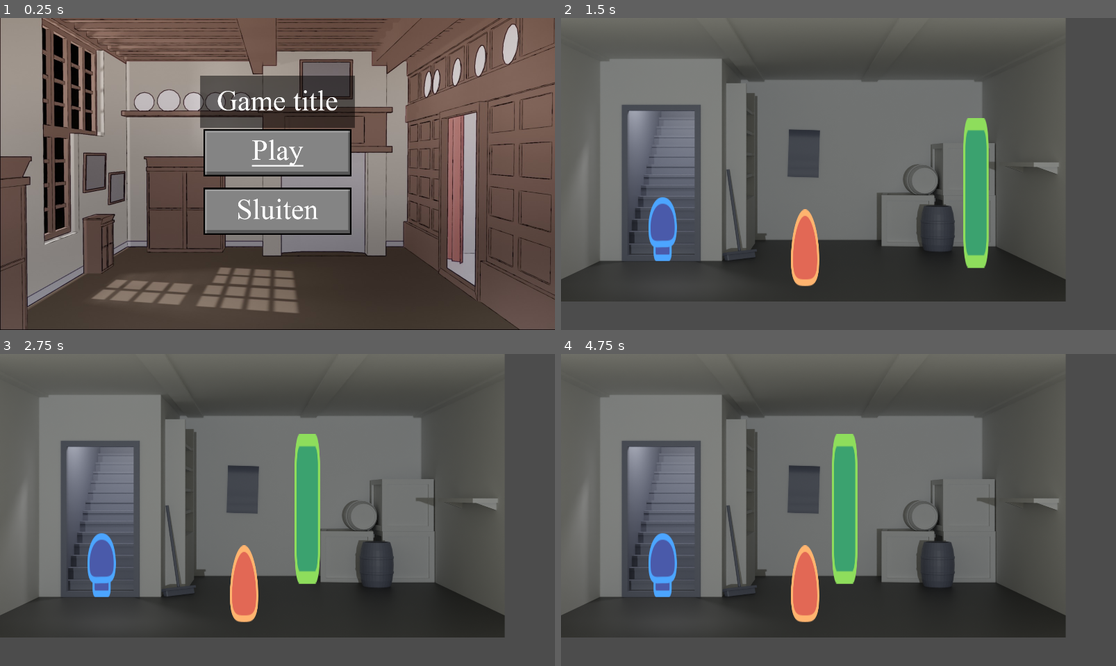
Above: before the commit, frames 1-4 (two rows, left to right).
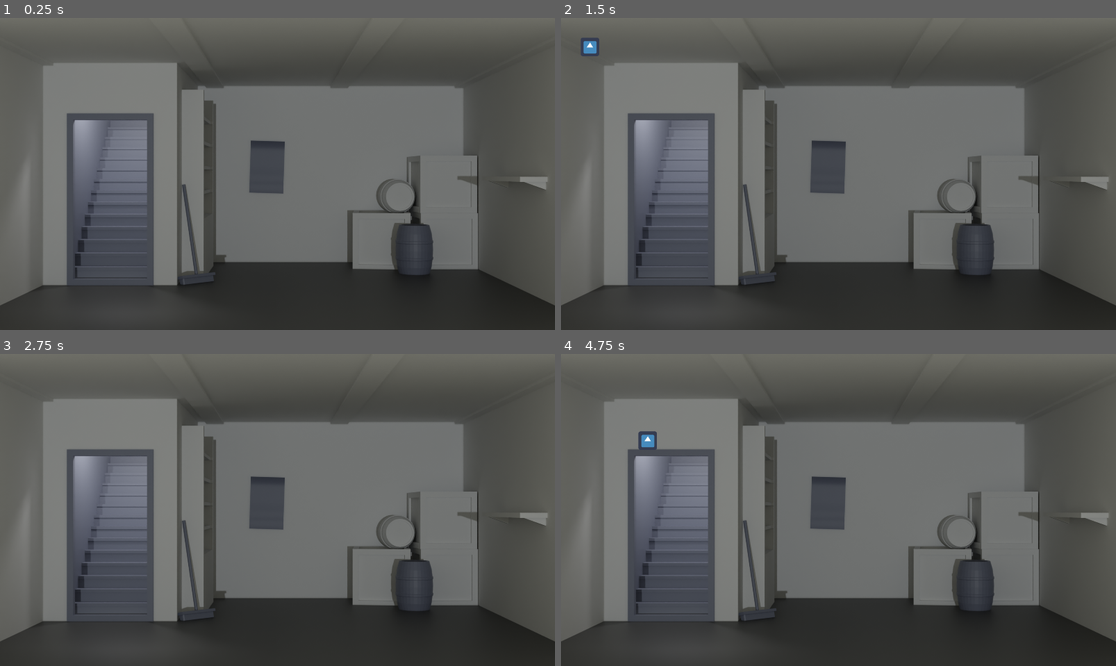
Above: after the commit, the same moments.

Repository: Drelofs/Historic_Roman
Game: Godot game, scene res://Levels/DebugLevel1/DebugLevel1.tscn
The game is run twice, just before and just after one commit, with the same random seed, the same clock (stepped at 60 frames per second) and the same inputs. Before the commit the project starts from res://Interface/Titlescreen.tscn. The engine's default icon, where the game draws it, is replaced by a stand-in: a white triangle on a blue panel in a dark square.
Inputs (mouse positions are in pixels of both pictures, inside the frame that each line leads up to):
- Up to frame 1 (0.25 s): no input
- Up to frame 2 (1.5 s): click (838, 152) at 0.52 s; tap Enter at 1.25 s; move the mouse to (660, 233) at 1.27 s; hold Up (ui_up) from 1.28 s (still down); click (660, 233) at 1.42 s
- Up to frame 3 (2.75 s): move the mouse to (166, 525) at 2.02 s; release Up (ui_up) at 2.03 s; hold Down (ui_down) from 2.03 s (still down); click (166, 525) at 2.17 s
- Up to frame 4 (4.75 s): move the mouse to (894, 441) at 2.77 s; release Down (ui_down) at 2.78 s; hold Up (ui_up) 2.78-4.28 s; click (894, 441) at 2.92 s; tap Space at 3.5 s; move the mouse to (810, 572) at 3.52 s; click (810, 572) at 3.67 s; move the mouse to (1005, 556) at 4.27 s; hold Left (ui_left) from 4.28 s (still down); click (1005, 556) at 4.42 s

The runs differ from the first frame. In frame 1, 69% of the frame differs, in the area x 0-100%, y 0-100%; in frame 2, 31%; in frame 3, 31%; in frame 4, 31%.

Commit message:
Major overhaul
Added a lot of big changes.
- Global singleton is now truly a singleton
- Scenes can be switched and player can be added or removed through the Global node.
- Folder and filenames are now uniform
- Changed a lot of variables to apply to official Godot naming conventions

IMPORTANT:
Because of these big changes, the following objects need to be reworked in order to function again.
- Player
- Stairs

Diff:
--- /dev/null
+++ b/Entities/Actors/FakePlayer.tscn
@@ -0,0 +1,20 @@
+[gd_scene load_steps=3 format=2]
+
+[ext_resource path="res://icon.png" type="Texture" id=1]
+
+[sub_resource type="RectangleShape2D" id=1]
+extents = Vector2( 30, 30 )
+
+[node name="FakePlayer" type="Node2D"]
+editor/display_folded = true
+
+[node name="KinematicBody2D" type="KinematicBody2D" parent="."]
+__meta__ = {
+"_edit_group_": true
+}
+
+[node name="Sprite" type="Sprite" parent="KinematicBody2D"]
+texture = ExtResource( 1 )
+
+[node name="CollisionShape2D" type="CollisionShape2D" parent="KinematicBody2D"]
+shape = SubResource( 1 )
--- a/entities/Environments/Stairs.gd
+++ b/Entities/Objects/Stairs.gd
@@ -9,6 +9,7 @@
 func _get_configuration_warning() -> String:
 	return "The next scene property can't be empty!" if not next_scene else ""
 
+
 func teleport() -> void:
 	anim_player.play("fade_to_black")
 	yield(anim_player, "animation_finished")
@@ -17,5 +18,5 @@
 
 func _on_Stairs_input_event(viewport: Node, event: InputEvent, shape_idx: int) -> void:
 	player = ConstantsScene.get_node("Player")
-	if event is InputEventMouseButton and event.pressed and event.button_index == BUTTON_RIGHT:
+	if event = InputEventMouseButton || event.pressed && event.button_index == BUTTON_RIGHT:
 		teleport()
--- a/entities/Environments/Stairs.tscn
+++ b/Entities/Objects/Stairs.tscn
@@ -1,8 +1,7 @@
-[gd_scene load_steps=7 format=2]
+[gd_scene load_steps=6 format=2]
 
-[ext_resource path="res://entities/Environments/Stairs.gd" type="Script" id=1]
+[ext_resource path="res://Entities/Objects/Stairs.gd" type="Script" id=1]
 [ext_resource path="res://sprites/bumper.png" type="Texture" id=2]
-[ext_resource path="res://levels/demo/SecondDemo.tscn" type="PackedScene" id=3]
 
 [sub_resource type="CapsuleShape2D" id=1]
 radius = 44.4139
@@ -65,7 +64,7 @@
 
 [node name="Stairs" type="Area2D"]
 script = ExtResource( 1 )
-next_scene = ExtResource( 3 )
+next_scene = null
 
 [node name="bumper" type="Sprite" parent="."]
 position = Vector2( 0, -122.078 )
--- /dev/null
+++ b/Global.tscn
@@ -0,0 +1,63 @@
+[gd_scene load_steps=3 format=2]
+
+[ext_resource path="res://interfaces/pausescreen.tscn" type="PackedScene" id=1]
+
+[sub_resource type="GDScript" id=1]
+script/source = "extends Node
+
+const Player := preload( 'res://entities/actors/FakePlayer.tscn' )
+var active_scene = null
+var active_player = null
+
+
+func _ready():
+	var root = get_tree().get_root()
+	active_scene = root.get_child( root.get_child_count() - 1 )
+
+
+# Laad de gewenste scene met de speler
+# Parameters: Gewenste scene, of de speler overgeplaatst moet worden, [X & Y waarde van overgeplaatste speler] (optioneel)
+func goto_scene( path, with_player, player_x = 0, player_y = 0 ):
+	call_deferred( \"_deferred_goto_scene\", path, with_player, player_x, player_y )
+
+func _deferred_goto_scene( path, with_player, player_x = 0, player_y = 0 ):
+	remove_player()
+	active_scene.free()
+	var _scene = ResourceLoader.load(path)
+	active_scene = _scene.instance()
+	get_tree().get_root().add_child(active_scene)
+	get_tree().set_current_scene(active_scene) #API
+	if with_player == true:
+		spawn_player( player_x, player_y )
+
+
+# Spawn de speler op genoemde locatie (alleen als speler niet al bestaat)
+# Parameters: X van speler, Y van speler
+func spawn_player( x, y ) -> void:
+	if active_player == null:
+		active_player = Player.instance()
+		var position = Vector2( x, y )
+		active_player.set_position( position )
+		active_scene.add_child( active_player )
+		active_player.set_owner( active_scene )
+
+
+# Verwijdert de speler (wanneer deze bestaat)
+# Parameters: geen
+func remove_player() -> void:
+	if !active_player == null:
+		active_player.queue_free();
+		active_player = null
+
+"
+
+[node name="Global" type="Node"]
+script = SubResource( 1 )
+
+[node name="Camera2D" type="Camera2D" parent="."]
+anchor_mode = 0
+current = true
+smoothing_enabled = true
+
+[node name="Pausescreen" parent="." instance=ExtResource( 1 )]
+visible = false
--- a/Interface/Pausescreen.tscn
+++ b/Interfaces/Pausescreen.tscn
@@ -1,11 +1,11 @@
 [gd_scene load_steps=7 format=2]
 
-[ext_resource path="res://Interface/Pause.gd" type="Script" id=1]
-[ext_resource path="res://sprites/Exit.png" type="Texture" id=2]
-[ext_resource path="res://sprites/Pauze.png" type="Texture" id=3]
-[ext_resource path="res://sprites/Hervatten.png" type="Texture" id=4]
-[ext_resource path="res://sprites/Exit_selected.png" type="Texture" id=5]
-[ext_resource path="res://sprites/Hervatten_selected.png" type="Texture" id=6]
+[ext_resource path="res://interfaces/pause.gd" type="Script" id=1]
+[ext_resource path="res://sprites/Pauze.png" type="Texture" id=2]
+[ext_resource path="res://sprites/Hervatten.png" type="Texture" id=3]
+[ext_resource path="res://sprites/Hervatten_selected.png" type="Texture" id=4]
+[ext_resource path="res://sprites/Exit.png" type="Texture" id=5]
+[ext_resource path="res://sprites/Exit_selected.png" type="Texture" id=6]
 
 [node name="Pausescreen" type="Control"]
 anchor_right = 1.0
--- a/Interface/Titlescreen.tscn
+++ b/Interfaces/TitleScreen.tscn
@@ -1,17 +1,19 @@
 [gd_scene load_steps=8 format=2]
 
-[ext_resource path="res://sprites/Titlescreen.jpeg" type="Texture" id=1]
-[ext_resource path="res://sprites/Gametitle.png" type="Texture" id=2]
-[ext_resource path="res://Interface/Titlescreen.gd" type="Script" id=3]
-[ext_resource path="res://sprites/Play_selected.png" type="Texture" id=4]
-[ext_resource path="res://sprites/Play.png" type="Texture" id=5]
-[ext_resource path="res://sprites/Exit_selected.png" type="Texture" id=6]
-[ext_resource path="res://sprites/Exit.png" type="Texture" id=7]
+[ext_resource path="res://interfaces/Titlescreen.gd" type="Script" id=1]
+[ext_resource path="res://sprites/Titlescreen.jpeg" type="Texture" id=2]
+[ext_resource path="res://sprites/Gametitle.png" type="Texture" id=3]
+[ext_resource path="res://sprites/Play.png" type="Texture" id=4]
+[ext_resource path="res://sprites/Play_selected.png" type="Texture" id=5]
+[ext_resource path="res://sprites/Exit.png" type="Texture" id=6]
+[ext_resource path="res://sprites/Exit_selected.png" type="Texture" id=7]
+
 
 [node name="Titlescreen" type="Control"]
+editor/display_folded = true
 anchor_right = 1.0
 anchor_bottom = 1.0
-script = ExtResource( 3 )
+script = ExtResource( 1 )
 __meta__ = {
 "_edit_use_anchors_": false
 }
--- a/Interface/Titlescreen.gd
+++ b/Interfaces/Titlescreen.gd
@@ -1,17 +1,18 @@
 extends Control
+
+const next_scene = 'res://Levels/DemoLevel1/DemoLevel1.tscn'
 
 func _ready():
 	$CanvasLayer/MarginContainer/VBoxContainer/VBoxContainer/TextureButton.grab_focus()
 
 func _physics_process(_delta):
-	if $CanvasLayer/MarginContainer/VBoxContainer/VBoxContainer/TextureButton.is_hovered() == true:
+	if $CanvasLayer/MarginContainer/VBoxContainer/VBoxContainer/TextureButton.is_hovered():
 		$CanvasLayer/MarginContainer/VBoxContainer/VBoxContainer/TextureButton.grab_focus()
-	if $CanvasLayer/MarginContainer/VBoxContainer/VBoxContainer/TextureButton2.is_hovered() == true:
+	if $CanvasLayer/MarginContainer/VBoxContainer/VBoxContainer/TextureButton2.is_hovered():
 		$CanvasLayer/MarginContainer/VBoxContainer/VBoxContainer/TextureButton2.grab_focus()
 
 func _on_TextureButton2_pressed():
 	get_tree().quit()
 
-
 func _on_TextureButton_pressed():
-	get_tree().change_scene("res://levels/demo/demo.tscn")
+	Global.goto_scene( next_scene, false )
--- /dev/null
+++ b/Levels/DebugLevel1/DebugLevel1.gd
@@ -0,0 +1,19 @@
+extends Node2D
+
+
+const next_level = 'res://Levels/DebugLevel1/DebugLevel1.tscn'
+
+
+func _ready():
+	pass # Replace with function body.
+
+
+func _input( event ):
+	if event.is_action_pressed("ui_up"):
+		Global.spawn_player( 100, 100 )
+
+	if event.is_action_pressed("ui_down"):
+		Global.remove_player()
+
+	if event.is_action_pressed("ui_left"):
+		Global.goto_scene( next_level , true, 300, 300 )
--- /dev/null
+++ b/Levels/DebugLevel1/DebugLevel1.tscn
@@ -0,0 +1,11 @@
+[gd_scene load_steps=3 format=2]
+
+[ext_resource path="res://Levels/DebugLevel1/DebugLevel1.gd" type="Script" id=1]
+[ext_resource path="res://sprites/demo_room.png" type="Texture" id=2]
+
+[node name="DebugLevel1" type="Node2D"]
+script = ExtResource( 1 )
+
+[node name="Background" type="Sprite" parent="."]
+position = Vector2( 960, 540 )
+texture = ExtResource( 2 )
--- /dev/null
+++ b/Levels/DebugLevel2/DebugLevel2.gd
@@ -0,0 +1,16 @@
+extends Node2D
+
+
+func _ready():
+	pass # Replace with function body.
+
+
+func _input( event ):
+	if event.is_action_pressed("ui_up"):
+		Global.spawn_player( 100, 100 )
+
+	if event.is_action_pressed("ui_down"):
+		Global.remove_player()
+
+	if event.is_action_pressed("ui_left"):
+		Global.goto_scene( 'res://levels/demo/demo.tscn', true, 300, 300 )
--- /dev/null
+++ b/Levels/DebugLevel2/DebugLevel2.tscn
@@ -0,0 +1,11 @@
+[gd_scene load_steps=3 format=2]
+
+[ext_resource path="res://Levels/DebugLevel2/DebugLevel2.gd" type="Script" id=1]
+[ext_resource path="res://sprites/demo_room.png" type="Texture" id=2]
+
+[node name="DebugLevel2" type="Node2D"]
+script = ExtResource( 1 )
+
+[node name="Background" type="Sprite" parent="."]
+position = Vector2( 960, 540 )
+texture = ExtResource( 2 )
--- a/entities/Constants.gd
+++ /dev/null
@@ -1,6 +0,0 @@
-extends Node
-
-var player_lives = null
-
-func _ready() -> void:
-	player_lives = 4
--- a/entities/Constants.tscn
+++ /dev/null
@@ -1,99 +0,0 @@
-[gd_scene load_steps=5 format=2]
-
-[ext_resource path="res://entities/Actors/Player.tscn" type="PackedScene" id=1]
-[ext_resource path="res://Interface/Pausescreen.tscn" type="PackedScene" id=2]
-
-[sub_resource type="GDScript" id=3]
-script/source = "extends Node
-
-
-# Declare member variables here. Examples:
-# var a: int = 2
-# var b: String = \"text\"
-
-
-# Called when the node enters the scene tree for the first time.
-func _ready() -> void:
-	pass # Replace with function body.
-
-
-# Called every frame. 'delta' is the elapsed time since the previous frame.
-#func _process(delta: float) -> void:
-#	pass
-"
-
-[sub_resource type="GDScript" id=2]
-script/source = "extends KinematicBody2D
-
-var speed := 0
-var max_speed := 400
-var acceleration := 800
-var moving := false
-
-var target = Vector2()
-var velocity = Vector2()
-
-var path := PoolVector2Array() setget set_path
-
-func _ready() -> void:
-	set_process(false)
-
-func _process(delta: float) -> void:
-	var move_distance : = speed * delta
-	move_along_path(move_distance)
-
-func move_along_path(distance : float) -> void:
-	var start_point : = position
-	for i in range(path.size()):
-		var distance_to_next : = start_point.distance_to(path[0])
-		if distance <= distance_to_next and distance >= 0.0:
-			position = start_point.linear_interpolate(path[0], distance / distance_to_next)
-			break
-		elif distance < 0.0:
-			position = path[0]
-			set_process(false)
-			break
-		distance -= distance_to_next
-		start_point = path[0]
-		path.remove(0)
-
-func set_path(value: PoolVector2Array):
-	path = value
-	if value.size() == 0:
-		return
-	set_process(true)
-
-func _unhandled_input(event):
-	if event.is_action_pressed(\"left_click\"):
-		moving = true
-		target = get_global_mouse_position()
-
-func _physics_process(delta):
-	MovementLoop(delta)
-
-func MovementLoop(delta):
-	if moving == false:
-		speed = 0
-	else:
-		speed += acceleration * delta
-		if speed > max_speed:
-			speed = max_speed
-	velocity = position.direction_to(target) * speed
-	if position.distance_to(target) > 5:
-		velocity = move_and_slide(velocity)
-	else:
-		moving = false
-"
-
-[node name="Constants" type="Node"]
-script = SubResource( 3 )
-
-[node name="Player" parent="." instance=ExtResource( 1 )]
-position = Vector2( 1581.28, 951.23 )
-z_index = 10
-script = SubResource( 2 )
-
-[node name="CanvasLayer" type="CanvasLayer" parent="."]
-
-[node name="Pausescreen" parent="CanvasLayer" instance=ExtResource( 2 )]
-visible = false
--- a/levels/demo/SecondDemo.tscn
+++ /dev/null
@@ -1,25 +0,0 @@
-[gd_scene load_steps=5 format=2]
-
-[ext_resource path="res://sprites/demo_room.png" type="Texture" id=2]
-[ext_resource path="res://levels/demo/demo.gd" type="Script" id=3]
-[ext_resource path="res://Interface/Pausescreen.tscn" type="PackedScene" id=4]
-[ext_resource path="res://entities/Environments/Navigation.tscn" type="PackedScene" id=5]
-
-[node name="root" type="Node2D"]
-script = ExtResource( 3 )
-
-[node name="Navigation" parent="." instance=ExtResource( 5 )]
-
-[node name="demo_room" type="Sprite" parent="."]
-position = Vector2( 960, 540 )
-texture = ExtResource( 2 )
-
-[node name="Camera2D" type="Camera2D" parent="."]
-anchor_mode = 0
-current = true
-zoom = Vector2( 1.2, 1.2 )
-
-[node name="CanvasLayer" type="CanvasLayer" parent="."]
-
-[node name="Pausescreen" parent="CanvasLayer" instance=ExtResource( 4 )]
-visible = false
--- a/levels/demo/demo.gd
+++ /dev/null
@@ -1,15 +0,0 @@
-extends Node2D
-
-onready var nav_2d : Navigation2D = get_node("Navigation/Navigation2D")
-onready var character : KinematicBody2D = null
-
-func _unhandled_input(event: InputEvent) -> void:
-
-	if not event is InputEventMouseButton:
-		return
-	if event.button_index != BUTTON_LEFT or not event.pressed:
-		return
-
-	if has_node("Constants/Player"):
-		var new_path : = nav_2d.get_simple_path(character.global_position, get_global_mouse_position(), false)
-		character.path = new_path
--- a/levels/demo/demo.tscn
+++ /dev/null
@@ -1,39 +0,0 @@
-[gd_scene load_steps=7 format=2]
-
-[ext_resource path="res://sprites/demo_room.png" type="Texture" id=2]
-[ext_resource path="res://levels/demo/demo.gd" type="Script" id=3]
-[ext_resource path="res://sprites/enemy.png" type="Texture" id=5]
-[ext_resource path="res://entities/Environments/Stairs.tscn" type="PackedScene" id=6]
-[ext_resource path="res://entities/Environments/Navigation.tscn" type="PackedScene" id=7]
-
-[sub_resource type="CapsuleShape2D" id=1]
-radius = 40.1047
-
-[node name="root" type="Node2D"]
-script = ExtResource( 3 )
-
-[node name="demo_room" type="Sprite" parent="."]
-position = Vector2( 960, 540 )
-texture = ExtResource( 2 )
-
-[node name="Camera2D" type="Camera2D" parent="."]
-anchor_mode = 0
-current = true
-zoom = Vector2( 1.1, 1.1 )
-
-[node name="Object" type="StaticBody2D" parent="."]
-position = Vector2( -75.8754, 57.3691 )
-
-[node name="Sprite" type="Sprite" parent="Object"]
-position = Vector2( 1004.77, 817.143 )
-scale = Vector2( 1, 3.13874 )
-texture = ExtResource( 5 )
-
-[node name="CollisionShape2D" type="CollisionShape2D" parent="Object"]
-position = Vector2( 1004.77, 914.143 )
-shape = SubResource( 1 )
-
-[node name="Stairs" parent="." instance=ExtResource( 6 )]
-position = Vector2( 386.677, 926.02 )
-
-[node name="Navigation" parent="." instance=ExtResource( 7 )]
--- a/project.godot
+++ b/project.godot
@@ -16,12 +16,12 @@
 [application]
 
 config/name="Historische Roman"
-run/main_scene="res://Interface/Titlescreen.tscn"
+run/main_scene="res://Levels/DebugLevel1/DebugLevel1.tscn"
 config/icon="res://icon.png"
 
 [autoload]
 
-ConstantsScene="*res://entities/Constants.tscn"
+Global="*res://Global.tscn"
 
 [display]
 
Renamed: entities/Environments/Navigation.tscn -> Entities/Miscellanious/Navigation.tscn
Not shown: 2 places in Interfaces/Pausescreen.tscn that only renumber resources
Not shown: 3 places in Interfaces/TitleScreen.tscn that only renumber resources
Not shown, changed: icon.png.import
Not shown, changed: sprites/Exit.png.import
Not shown, changed: sprites/Exit_selected.png.import
Not shown, changed: sprites/Gametitle.png.import
Not shown, changed: sprites/Hervatten.png.import
Not shown, changed: sprites/Hervatten_selected.png.import
Not shown, changed: sprites/Pauze.png.import
Not shown, changed: sprites/Play.png.import
Not shown, changed: sprites/Play_selected.png.import
(and 5 more such lines)
